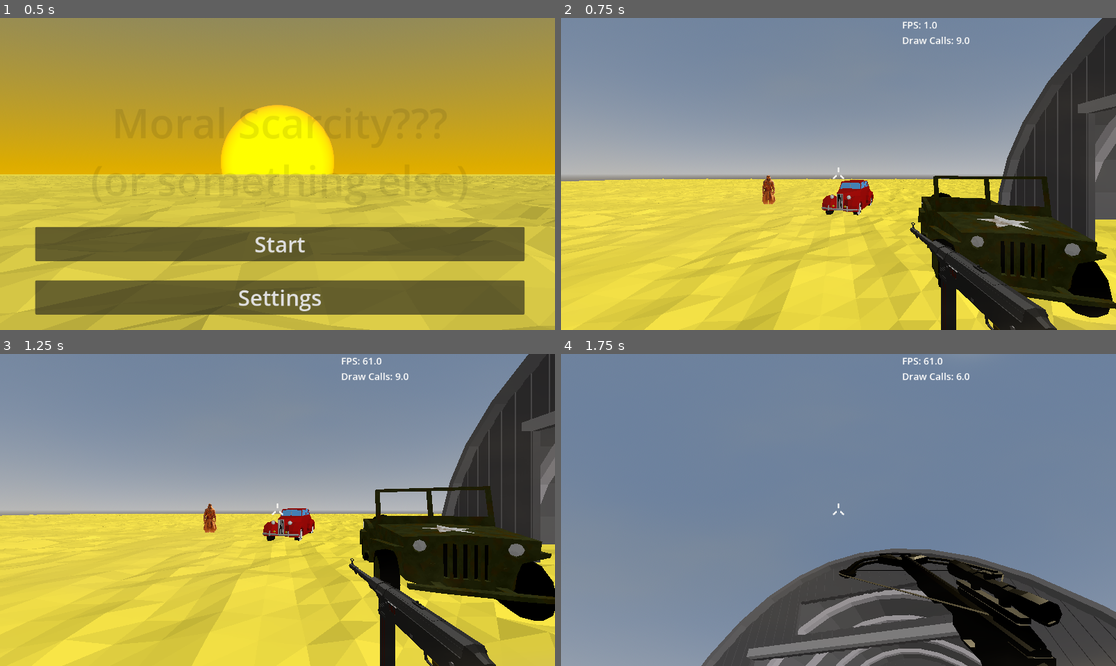
Above: before the commit, frames 1-4 (two rows, left to right).
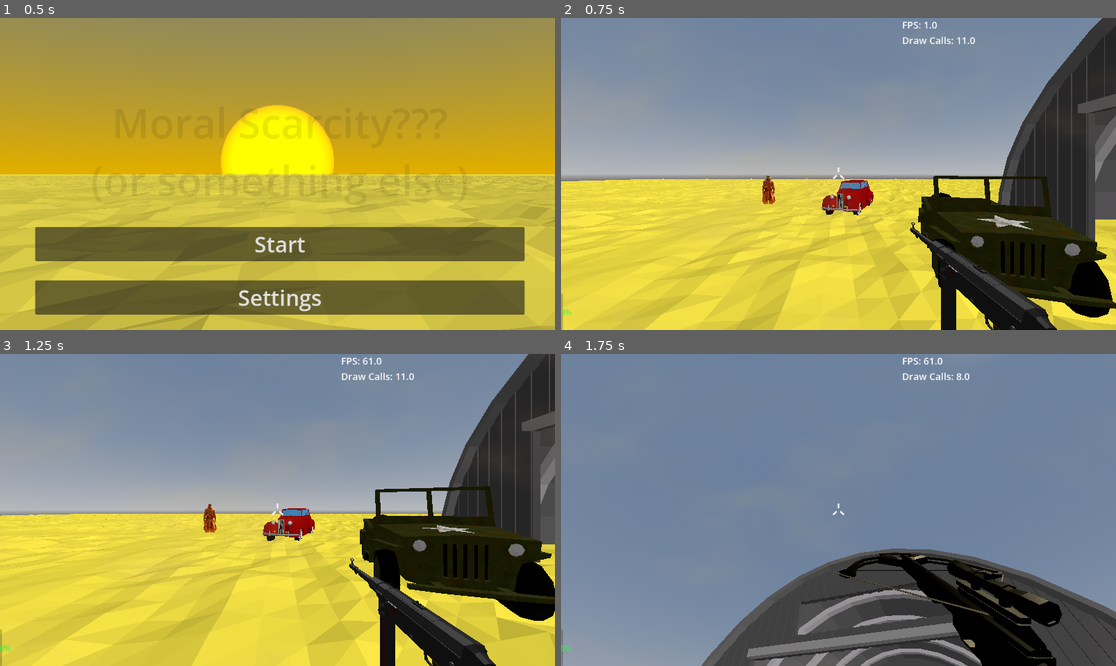
Above: after the commit, the same moments.

Repository: dinazaber/Desolate-Delivery
Game: Godot game, scene res://Scenes/MainMenu.tscn
Same seed, same stepped clock (60 frames per second), same inputs: the game is played once before the commit and once after it.
Inputs (mouse positions are in pixels of both pictures, inside the frame that each line leads up to):
- Up to frame 1 (0.5 s): no input
- Up to frame 2 (0.75 s): click "Start" at 0.5 s
- Up to frame 3 (1.25 s): no input
- Up to frame 4 (1.75 s): move the mouse to (960, 494) at 1.27 s; tap 1 (1) at 1.35 s; click (960, 494) at 1.42 s; tap 2 (2) at 1.55 s

Frame 1 is identical in both runs. In frame 2, 0.1% of the frame differs, in the area x 0-75%, y 6-100%; in frame 3, 0.1%; in frame 4, less than 0.1%.

Commit message:
Interface changes
Save manager interface improved, player cannot create save files in main menu now.

Some small changes in buttons' names and locations

Diff:
--- a/Scenes/MainMenu.tscn
+++ b/Scenes/MainMenu.tscn
@@ -87,15 +87,15 @@
 theme_override_font_sizes/font_size = 45
 text = "Settings"
 
+[node name="Load" type="Button" parent="MainMenu/MarginContainer/VBoxContainer" unique_id=986868753]
+layout_mode = 2
+theme_override_font_sizes/font_size = 45
+text = "Load Game"
+
 [node name="Quit" type="Button" parent="MainMenu/MarginContainer/VBoxContainer" unique_id=1964139943]
 layout_mode = 2
 theme_override_font_sizes/font_size = 45
 text = "Quit"
-
-[node name="Load" type="Button" parent="MainMenu/MarginContainer/VBoxContainer" unique_id=986868753]
-layout_mode = 2
-theme_override_font_sizes/font_size = 45
-text = "Load Game"
 
 [node name="Settings" parent="." unique_id=307003582 instance=ExtResource("2_853f1")]
 visible = false
--- a/Scenes/Player.tscn
+++ b/Scenes/Player.tscn
@@ -133,15 +133,15 @@
 theme_override_font_sizes/font_size = 30
 text = "Settings"
 
+[node name="Save Menu" type="Button" parent="PauseMenu/PauseMenu/MarginContainer/VBoxContainer" unique_id=1396896519]
+layout_mode = 2
+theme_override_font_sizes/font_size = 30
+text = "Save Manager"
+
 [node name="Quit" type="Button" parent="PauseMenu/PauseMenu/MarginContainer/VBoxContainer" unique_id=880679601]
 layout_mode = 2
 theme_override_font_sizes/font_size = 30
-text = "Quit"
-
-[node name="Save Menu" type="Button" parent="PauseMenu/PauseMenu/MarginContainer/VBoxContainer" unique_id=1396896519]
-layout_mode = 2
-theme_override_font_sizes/font_size = 30
-text = "Save Game"
+text = "Main Menu"
 
 [node name="Settings" parent="PauseMenu" unique_id=307003582 instance=ExtResource("3_gntrk")]
 process_mode = 3
@@ -184,15 +184,11 @@
 modulate = Color(0.46666667, 1, 0.5254902, 1)
 self_modulate = Color(0.46666667, 1, 0.5254902, 0.78431374)
 layout_mode = 1
-anchors_preset = 12
+anchors_preset = 2
 anchor_top = 1.0
-anchor_right = 1.0
 anchor_bottom = 1.0
-offset_left = 218.0
-offset_top = -227.0
-offset_right = -2583.0
-offset_bottom = -151.0
-grow_horizontal = 2
+offset_top = -76.0
+offset_right = 4.0
 grow_vertical = 0
 value = 100.0
 allow_greater = true
--- a/Scenes/SaveMenu.tscn
+++ b/Scenes/SaveMenu.tscn
@@ -12,25 +12,31 @@
 script = ExtResource("1_8yryr")
 
 [node name="LineEdit" type="LineEdit" parent="." unique_id=1438293010]
-layout_mode = 0
-offset_right = 68.5
-offset_bottom = 31.0
-
-[node name="Save" type="Button" parent="." unique_id=802049639]
+visible = false
+top_level = true
 layout_mode = 1
 anchors_preset = 8
 anchor_left = 0.5
 anchor_top = 0.5
 anchor_right = 0.5
 anchor_bottom = 0.5
-offset_left = -116.0
-offset_top = 480.0
-offset_right = 116.0
-offset_bottom = 625.0
+offset_left = -250.0
+offset_top = -31.5
+offset_right = 250.0
+offset_bottom = 31.5
 grow_horizontal = 2
 grow_vertical = 2
+theme_override_font_sizes/font_size = 40
+placeholder_text = "Enter Save File Name"
+
+[node name="Add" type="Button" parent="." unique_id=802049639]
+layout_mode = 1
+offset_right = 150.0
+offset_bottom = 150.0
+theme_override_colors/font_color = Color(0.26666665, 1, 0, 1)
 theme_override_font_sizes/font_size = 100
-text = "Save"
+text = "+"
+flat = true
 
 [node name="ScrollContainer" type="ScrollContainer" parent="." unique_id=1167744112]
 layout_mode = 1
@@ -39,14 +45,15 @@
 anchor_top = 0.5
 anchor_right = 0.5
 anchor_bottom = 0.5
-offset_left = -986.0
-offset_top = -570.0
-offset_right = 986.0
-offset_bottom = 259.0016
+offset_left = -249.99988
+offset_top = -250.0
+offset_right = 249.99988
+offset_bottom = 250.0
 grow_horizontal = 2
 grow_vertical = 2
 
 [node name="VBoxContainer" type="VBoxContainer" parent="ScrollContainer" unique_id=870346758]
 layout_mode = 2
 
-[connection signal="pressed" from="Save" to="." method="_on_save_pressed"]
+[connection signal="text_submitted" from="LineEdit" to="." method="_on_line_edit_text_submitted"]
+[connection signal="pressed" from="Add" to="." method="_on_save_pressed"]
--- a/Scenes/test.tscn
+++ b/Scenes/test.tscn
@@ -145,8 +145,11 @@
 process_mode = 1
 show_behind_parent = true
 material = SubResource("ShaderMaterial_0qy5o")
-offset_right = 3440.0
-offset_bottom = 1440.0
+anchors_preset = 15
+anchor_right = 1.0
+anchor_bottom = 1.0
+grow_horizontal = 2
+grow_vertical = 2
 mouse_filter = 2
 
 [node name="Barrack" type="MeshInstance3D" parent="." unique_id=1999639744]
--- a/Scripts/MainMenu.gd
+++ b/Scripts/MainMenu.gd
@@ -1,6 +1,9 @@
 extends Control
 
 const scene = preload("res://Scenes/test.tscn")
+
+func _ready() -> void:
+	$SaveMenu/Add.hide()
 
 func _on_start_pressed() -> void:
 	get_tree().change_scene_to_packed(scene)
--- a/Scripts/PauseMenu.gd
+++ b/Scripts/PauseMenu.gd
@@ -1,7 +1,12 @@
 extends Control
+
 @export var hud: Control
+
+func _ready():
+	$SaveMenu/Add.show()
+
+
 func _unhandled_input(event: InputEvent) -> void:
-
 	if event.is_action_pressed("Escape"):
 		if is_visible_in_tree():
 			_on_resume_pressed()
@@ -24,7 +29,8 @@
 
 
 func _on_quit_pressed() -> void:
-	get_tree().quit()
+	get_tree().paused = false
+	get_tree().change_scene_to_file("res://Scenes/MainMenu.tscn")
 
 
 func _on_settings_closed() -> void:
--- a/Scripts/SaveMenu.gd
+++ b/Scripts/SaveMenu.gd
@@ -9,12 +9,15 @@
 
 
 
+func _on_line_edit_text_submitted(new_text: String) -> void:
+	if new_text != "":
+		SaveManager.save_game(new_text)
+		nameInput.clear()
+		nameInput.hide()
+		refresh_list()
+
 func _on_save_pressed() -> void:
-	var customName = nameInput.text.strip_edges()
-	if customName != "":
-		SaveManager.save_game(customName)
-		nameInput.clear()
-		refresh_list()
+	nameInput.show()
 
 func refresh_list():
 	for i in saveList.get_children():
@@ -36,6 +39,9 @@
 	var loadBtn = Button.new()
 	loadBtn.text = "LOAD: " + displayName
 	loadBtn.pressed.connect(func(): SaveManager.load_game(displayName))
+	loadBtn.custom_minimum_size = Vector2(200, 80)
+	loadBtn.add_theme_font_size_override("font_size", 30)
+	loadBtn.alignment = HORIZONTAL_ALIGNMENT_LEFT
 
 	var delBtn = Button.new()
 	delBtn.text = "X"
@@ -54,4 +60,5 @@
 	if event.is_action_pressed("Escape") and is_visible_in_tree():
 		accept_event()
 		hide()
+		nameInput.clear()
 		closed.emit()
--- a/Scripts/SettingsManager.gd
+++ b/Scripts/SettingsManager.gd
@@ -17,10 +17,8 @@
 func _ready():
 	# Set screen resolution as window resolution(should fix black bars)
 	var screenSize = DisplayServer.screen_get_size()
-	print(screenSize)
 	DisplayServer.window_set_size(screenSize)
 	DisplayServer.window_set_mode(DisplayServer.WINDOW_MODE_FULLSCREEN)
-	print(DisplayServer.screen_get_size())
 
 	load_settings()
 
Not shown: 1 places in Scenes/MainMenu.tscn that only renumber resources
Not shown: 1 places in Scenes/Player.tscn that only renumber resources
